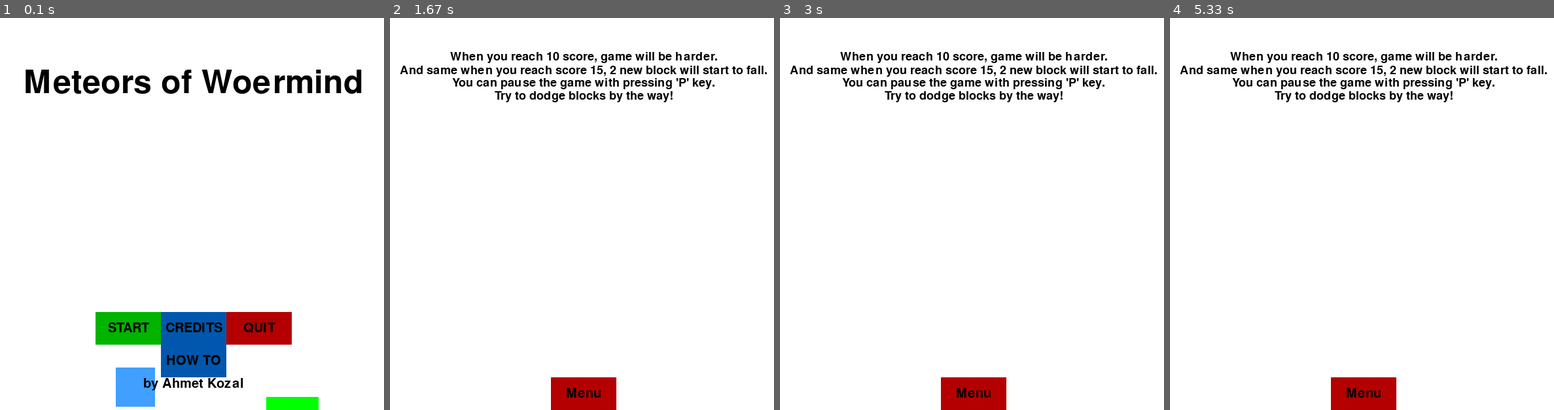
Above: before the commit, frames 1-4 (left to right).
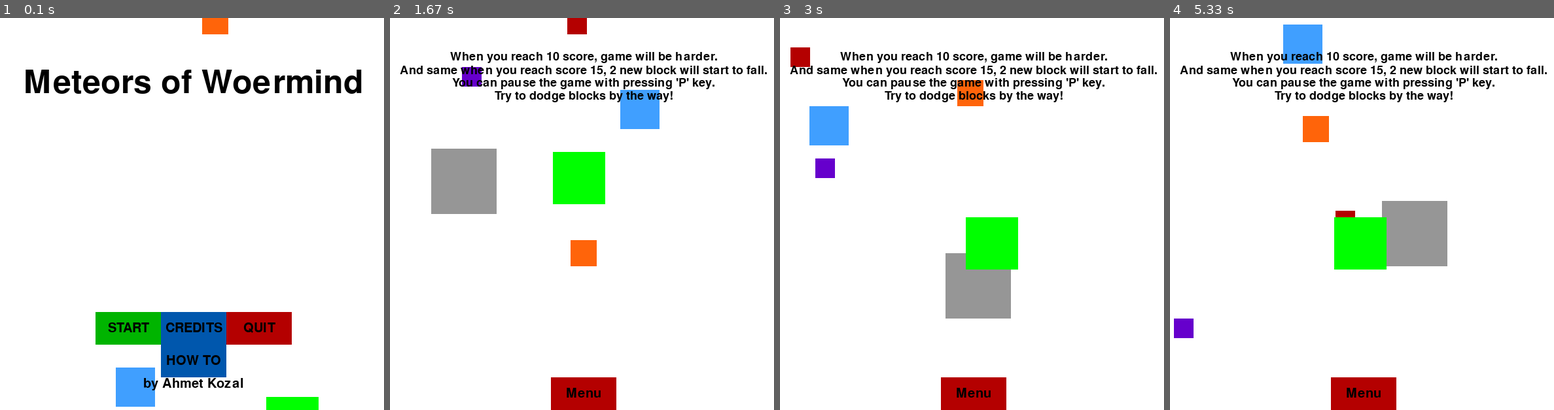
Above: after the commit, the same moments.

Repository: Hiradoras/MeteorsofWoermind
Game: pygame game, started from MeteorsofWoermind.py
Two runs of this game, one before a commit and one after it. Both use one fixed random seed, a clock stepped at 60 frames per second and the inputs below.
Inputs:
- Up to frame 1 (0.1 s): no input
- Up to frame 2 (1.67 s): click "HOW TO" at 0.38 s
- Up to frame 3 (3 s): no input
- Up to frame 4 (5.33 s): no input

The runs differ from the first frame. In frame 1, 0.3% of the frame differs, in the area x 52-60%, y 0-5%; in frame 2, 6.5%, in the area x 10-71%, y 0-64%; in frame 3, 6.1%; in frame 4, 6.3%.

Commit message:
blocks added to new scenes

Diff:
--- a/MeteorsofWoermind.py
+++ b/MeteorsofWoermind.py
@@ -227,7 +227,7 @@
     thing6_width = 40
     thing6_height = 40
     thing6_startx = random.randrange(0,display_width-thing6_width)
-    thing6_starty =  -600
+    thing6_starty =  0 - thing6_height
     thing6_xspeed = 30
     thing6_yspeed = 5
 
@@ -302,6 +302,44 @@
     how_to = True
     mixer.music.load('pygame_credits_music.wav')
     mixer.music.play(-1)
+
+    thing3_width = 30
+    thing3_height = 30
+    thing3_startx = random.randrange(0,display_width-thing3_width)
+    thing3_starty =  -600
+    thing3_speed = 35
+
+    thing_width = 100
+    thing_height = 100
+    thing_startx = random.randrange(0,display_width-thing_width)
+    thing_starty =  -600
+    thing_speed = 20
+
+    thing2_width = 30
+    thing2_height = 30
+    thing2_startx = random.randrange(0,display_width-thing2_width)
+    thing2_starty =  -600
+    thing2_speed = 25
+
+    thing4_width = 60
+    thing4_height = 60
+    thing4_startx = random.randrange(0,display_width-thing4_width)
+    thing4_starty =  660
+    thing4_speed = 25
+
+    thing5_width = 80
+    thing5_height = 80
+    thing5_startx = random.randrange(0,display_width-thing5_width)
+    thing5_starty =  -680
+    thing5_speed = 25
+
+    thing6_width = 40
+    thing6_height = 40
+    thing6_startx = random.randrange(0,display_width-thing6_width)
+    thing6_starty =  0 - thing6_height
+    thing6_xspeed = 30
+    thing6_yspeed = 5
+
     while how_to:
         for event in pygame.event.get():
             if event.type== pygame.QUIT:
@@ -309,6 +347,46 @@
                 quit()
         gameDisplay.fill(white)
 
+        things(thing3_startx, thing3_starty,thing3_width, thing3_height,bright_purple)
+        thing3_starty += thing3_speed
+        if thing3_starty > display_height:
+            thing3_starty = 0 - thing3_height
+            thing3_startx = random.randrange(0, display_width-thing_width)
+
+        things(thing_startx, thing_starty,thing_width, thing_height,shadow)
+        thing_starty += thing_speed
+        if thing_starty > display_height:
+            thing_starty = 0 - thing_height
+            thing_startx = random.randrange(0, display_width-thing_width)
+
+        things(thing2_startx, thing2_starty,thing2_width, thing2_height,red)
+        thing2_starty += thing2_speed
+        if thing2_starty > display_height:
+            thing2_starty = 0 - thing2_height
+            thing2_startx = random.randrange(0, display_width-thing_width)
+
+        things(thing4_startx, thing4_starty,thing4_width, thing4_height,bright_blue)
+        thing4_starty -= thing4_speed
+        if thing4_starty < 0:
+            thing4_starty = 660
+            thing4_startx = random.randrange(0, display_width-thing_width)
+
+        things(thing5_startx, thing5_starty,thing5_width, thing5_height,bright_green)
+        thing5_starty -= thing5_speed
+        if thing5_starty < 0:
+            thing5_starty = 680
+            thing5_startx = random.randrange(0, display_width-thing_width)
+
+        things(thing6_startx, thing6_starty,thing6_width, thing6_height,orange)
+        thing6_starty += thing6_yspeed
+        thing6_startx += thing6_xspeed
+        if thing6_starty > display_height:
+            thing6_starty = 0 - thing6_height
+            thing6_startx = random.randrange(0, display_width-thing_width)
+
+        if thing6_startx > display_width - thing6_width or thing6_startx < 0:
+            thing6_xspeed *= -1
+
         smallText = pygame.font.Font('freesansbold.ttf',18)
         textSurf, textRect = intro_text("When you reach 10 score, game will be harder.", smallText)
         textRect.center = ((display_width/2),(display_height/10))
@@ -328,18 +406,98 @@
 
         button("Menu", 250,550,100,50,red,bright_red,game_intro)
         pygame.display.update()
-        clock.tick(15)
+        clock.tick(60)
 #######################################
 def credits_screen():
     credits = True
     mixer.music.load('pygame_credits_music.wav')
     mixer.music.play(-1)
+
+    thing3_width = 30
+    thing3_height = 30
+    thing3_startx = random.randrange(0,display_width-thing3_width)
+    thing3_starty =  -600
+    thing3_speed = 35
+
+    thing_width = 100
+    thing_height = 100
+    thing_startx = random.randrange(0,display_width-thing_width)
+    thing_starty =  -600
+    thing_speed = 20
+
+    thing2_width = 30
+    thing2_height = 30
+    thing2_startx = random.randrange(0,display_width-thing2_width)
+    thing2_starty =  -600
+    thing2_speed = 25
+
+    thing4_width = 60
+    thing4_height = 60
+    thing4_startx = random.randrange(0,display_width-thing4_width)
+    thing4_starty =  660
+    thing4_speed = 25
+
+    thing5_width = 80
+    thing5_height = 80
+    thing5_startx = random.randrange(0,display_width-thing5_width)
+    thing5_starty =  -680
+    thing5_speed = 25
+
+    thing6_width = 40
+    thing6_height = 40
+    thing6_startx = random.randrange(0,display_width-thing6_width)
+    thing6_starty =  0 - thing6_height
+    thing6_xspeed = 30
+    thing6_yspeed = 5
+
     while credits:
         for event in pygame.event.get():
             if event.type == pygame.QUIT:
                 pygame.quit()
                 quit()
         gameDisplay.fill(white)
+
+        things(thing3_startx, thing3_starty,thing3_width, thing3_height,bright_purple)
+        thing3_starty += thing3_speed
+        if thing3_starty > display_height:
+            thing3_starty = 0 - thing3_height
+            thing3_startx = random.randrange(0, display_width-thing_width)
+
+        things(thing_startx, thing_starty,thing_width, thing_height,shadow)
+        thing_starty += thing_speed
+        if thing_starty > display_height:
+            thing_starty = 0 - thing_height
+            thing_startx = random.randrange(0, display_width-thing_width)
+
+        things(thing2_startx, thing2_starty,thing2_width, thing2_height,red)
+        thing2_starty += thing2_speed
+        if thing2_starty > display_height:
+            thing2_starty = 0 - thing2_height
+            thing2_startx = random.randrange(0, display_width-thing_width)
+
+        things(thing4_startx, thing4_starty,thing4_width, thing4_height,bright_blue)
+        thing4_starty -= thing4_speed
+        if thing4_starty < 0:
+            thing4_starty = 660
+            thing4_startx = random.randrange(0, display_width-thing_width)
+
+        things(thing5_startx, thing5_starty,thing5_width, thing5_height,bright_green)
+        thing5_starty -= thing5_speed
+        if thing5_starty < 0:
+            thing5_starty = 680
+            thing5_startx = random.randrange(0, display_width-thing_width)
+
+        things(thing6_startx, thing6_starty,thing6_width, thing6_height,orange)
+        thing6_starty += thing6_yspeed
+        thing6_startx += thing6_xspeed
+        if thing6_starty > display_height:
+            thing6_starty = 0 - thing6_height
+            thing6_startx = random.randrange(0, display_width-thing_width)
+
+        if thing6_startx > display_width - thing6_width or thing6_startx < 0:
+            thing6_xspeed *= -1
+
+
         largeText = pygame.font.Font('freesansbold.ttf',50)
         smallText = pygame.font.Font('freesansbold.ttf',20)
         textSurf, textRect = intro_text("CREDITS", largeText)
@@ -363,7 +521,7 @@
         button("MENU", 150,350,100,50,green,bright_green,game_intro)
         button("QUIT", 350,350,100,50,red,bright_red,quit_game)
         pygame.display.update()
-        clock.tick(15)
+        clock.tick(60)
 
 #######################################
 def game_loop():
